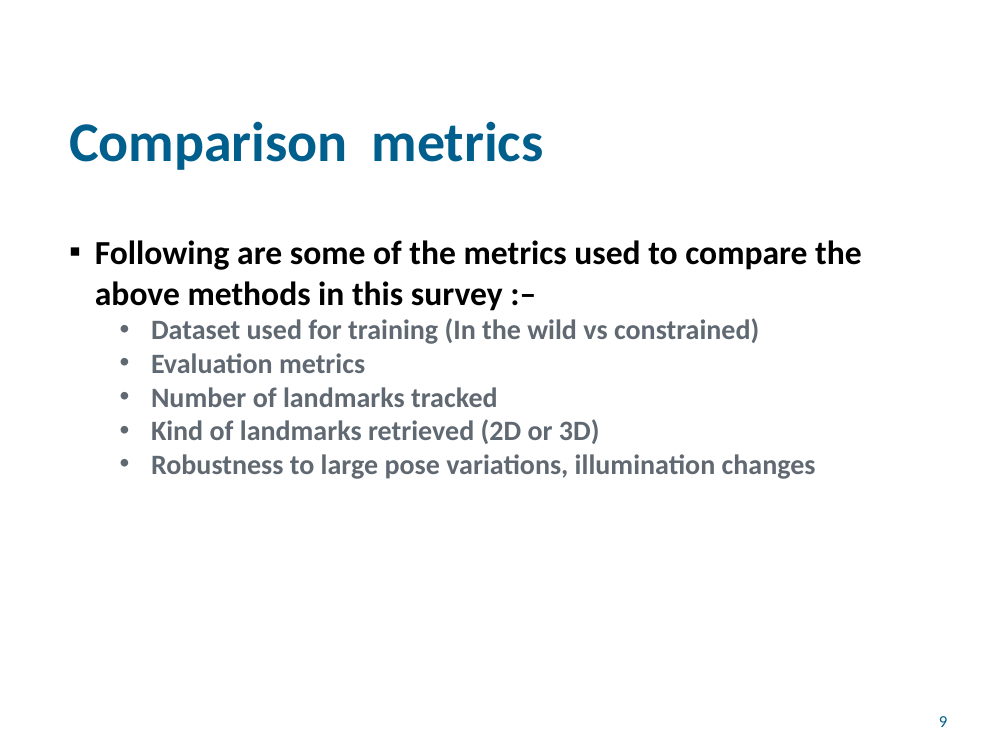
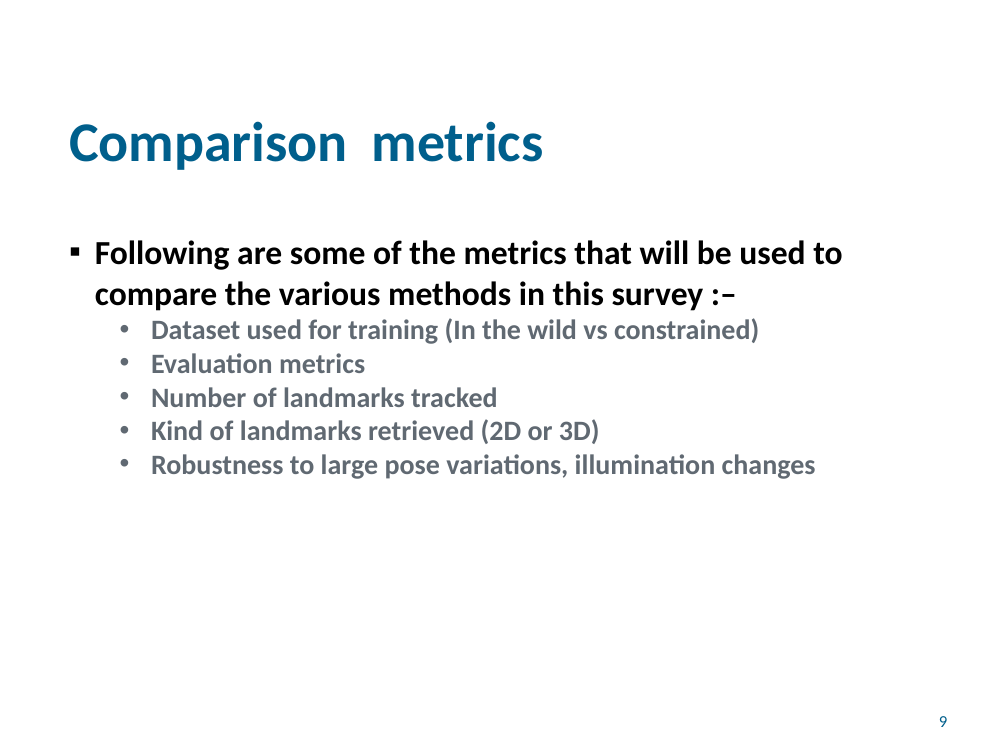
Before and after one commit to vinayb1012/2DIP_Seminar, a slide deck: slide 9 of Slides/my_slides.pptx. Drawn at 1008x756 pixels with LibreOffice and Linux fonts; fonts in the diff are those of the drawing; background and template pictures are left out. Boxes give left, top, right and bottom in pixels: in the first picture for what was removed or moved away, otherwise in the second. Text is boxed around its words. In the diff, an @@ line names an element or a change of style, - is before the commit and + after.

```diff
--- a/Slides/my_slides.pptx
+++ b/Slides/my_slides.pptx
@@ text at [95, 240, 842, 311]: text changed @@
-▪ Following are some of the metrics used to compare the above methods in this survey :–
+▪ Following are some of the metrics that will be used to compare the various methods in this survey :–
```
Also in this commit, not shown: 4 other slides changed, 2 other files.
